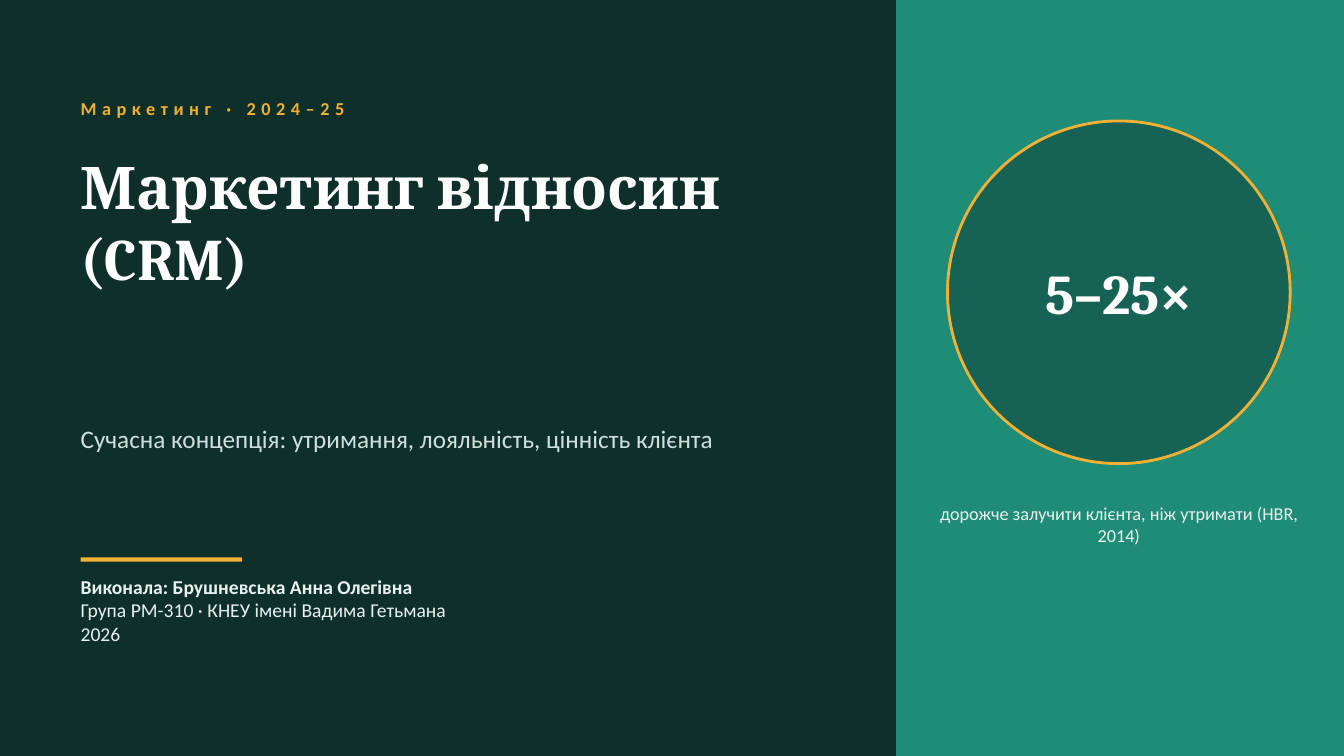
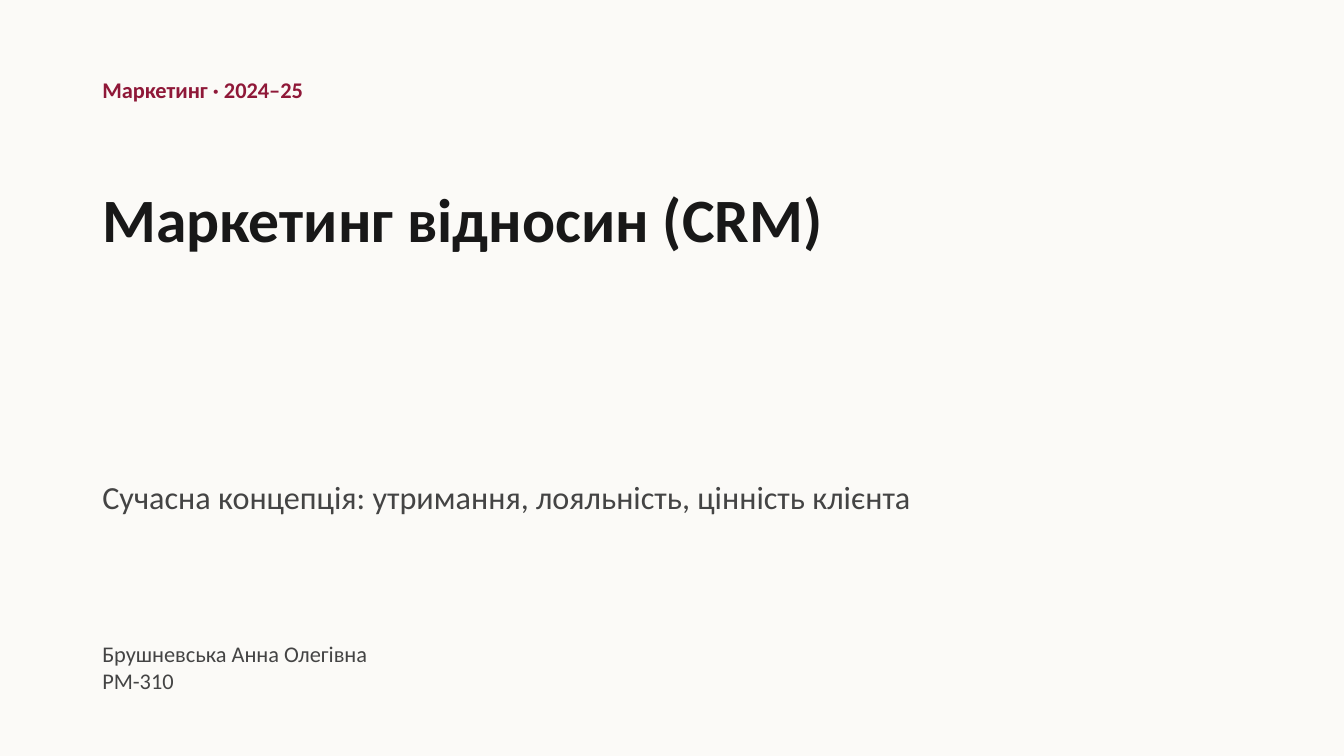
Before and after one commit to Storozh-007/anya-tasks, a slide deck: slide 1 of files/marketing-extra/Брушневська_Анна_Сучасна_концепція_маркетинг_відносин.pptx. Drawn at 1344x756 pixels with LibreOffice and Linux fonts; fonts in the diff are those of the drawing. Boxes give left, top, right and bottom in pixels: in the first picture for what was removed or moved away, otherwise in the second. Text is boxed around its words. In the diff, an @@ line names an element or a change of style, - is before the commit and + after.

```diff
--- a/files/marketing-extra/Брушневська_Анна_Сучасна_концепція_маркетинг_відносин.pptx
+++ b/files/marketing-extra/Брушневська_Анна_Сучасна_концепція_маркетинг_відносин.pptx
@@ background #0E2F2A to #FBFAF7 @@
@@ rectangle removed at [897,0,1344,756] @@
@@ text "Маркетинг · 2024–25": place and size @@
-text "Маркетинг · 2024–25" at [81,103,345,118]
+text "Маркетинг · 2024–25" at [102,83,303,102]
@@ text "Маркетинг · 2024–25" at [102,83,303,102]: size 13 to 16 pt, text colour #F2B134 to #8F1838, letter spacing 4 to 0 pt; vertical alignment middle to top @@
@@ ellipse removed at [948,121,1291,464] @@
@@ text "Маркетинг відносин (CRM)": place and size @@
-text "Маркетинг відносин (CRM)" at [81,163,720,290]
+text "Маркетинг відносин (CRM)" at [102,196,822,252]
@@ text "Маркетинг відносин (CRM)" at [102,196,822,252]: size 42 to 44 pt, font Cambria to Calibri, text colour #FFFFFF to #181818 @@
@@ text removed at [1045,276,1193,315] @@
-5–25×
@@ text "Сучасна концепція: утримання, лояльність, цінність ...": place and size @@
-text "Сучасна концепція: утримання, лояльність, цінність ..." at [81,430,713,452]
+text "Сучасна концепція: утримання, лояльність, цінність ..." at [102,487,910,515]
@@ text "Сучасна концепція: утримання, лояльність, цінність ..." at [102,487,910,515]: size 18 to 23 pt, text colour #CFE0DC to #444444 @@
@@ text removed at [940,507,1298,544] @@
-дорожче залучити клієнта, ніж утримати (HBR, 2014)
@@ line removed from (81, 560) to (242, 560) @@
@@ text at [102,646,367,689]: text changed; size 14 to 16 pt; text colour #E8F1EF to #444444 @@
-Виконала: Брушневська Анна Олегівна
-Група РМ-310 · КНЕУ імені Вадима Гетьмана
-2026
+Брушневська Анна Олегівна
+РМ-310
```
Also in this commit, not shown: 13 other slides changed, 4 slides removed, 47 other files.
